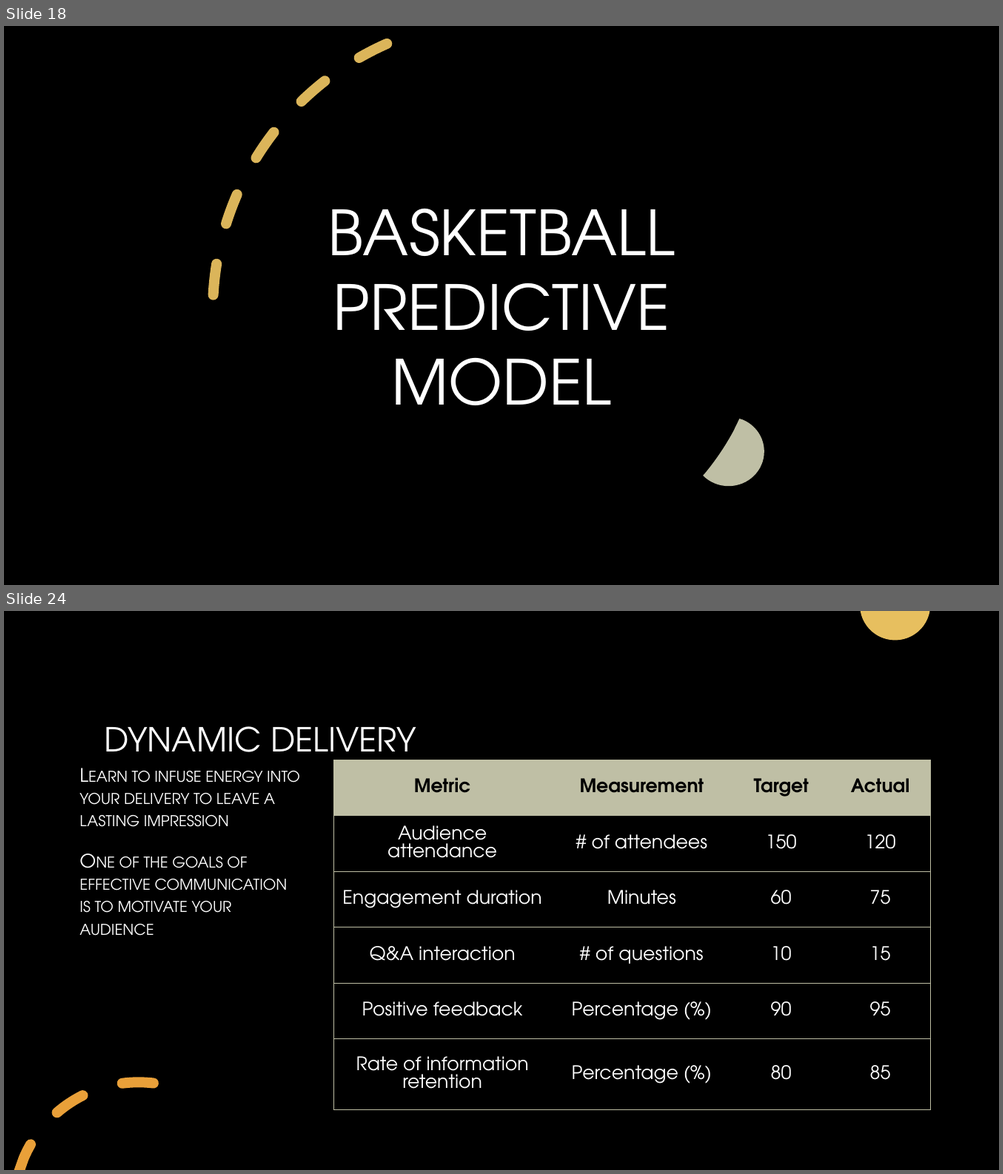
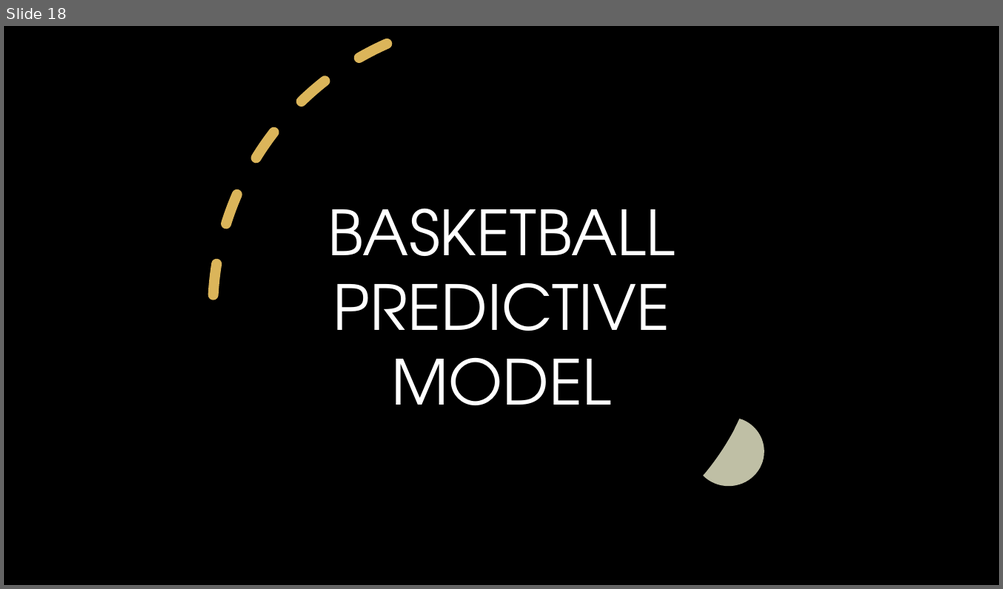
Before and after one commit to skfotedar/Project-2, a slide deck: Sports Analytics cf.pptx. Shown one above the other, each under a label of ours: slides 18 and 24 before the commit, slide 18 after it; the slides between them are not shown. The pictures are 1003x1174 and 1003x589 pixels, drawn with LibreOffice and Linux fonts; fonts in the diff are those of the drawing; background and template pictures are left out. Boxes give left, top, right and bottom in pixels: in the first picture for what was removed or moved away, otherwise in the second. Text is boxed around its words. In the diff, an @@ line names an element or a change of style, - is before the commit and + after.

```diff
--- a/Sports Analytics cf.pptx
+++ b/Sports Analytics cf.pptx
@@ slide 24 removed at (4,611,999,1170), background picture (left out) @@
@@ freeform shape removed at (860,611,930,640) @@
@@ title removed at (105,726,416,767) @@
-DYNAMIC DELIVERY
@@ table removed at (334,760,931,1111), 6 rows, 4 columns @@
-Metric | Measurement | Target | Actual
-Audience attendance | # of attendees | 150 | 120
-Engagement duration | Minutes | 60 | 75
-Q&A interaction | # of questions | 10 | 15
-Positive feedback | Percentage (%) | 90 | 95
-Rate of information retention | Percentage (%) | 80 | 85
@@ text removed at (79,771,300,936) @@
-Learn to infuse energy into your delivery to leave a lasting impression
-One of the goals of effective communication is to motivate your audience
@@ freeform shape removed at (14,1077,159,1170) @@
```
Also in this commit, not shown: 9 slides added, 8 other slides removed, 1 other file.
